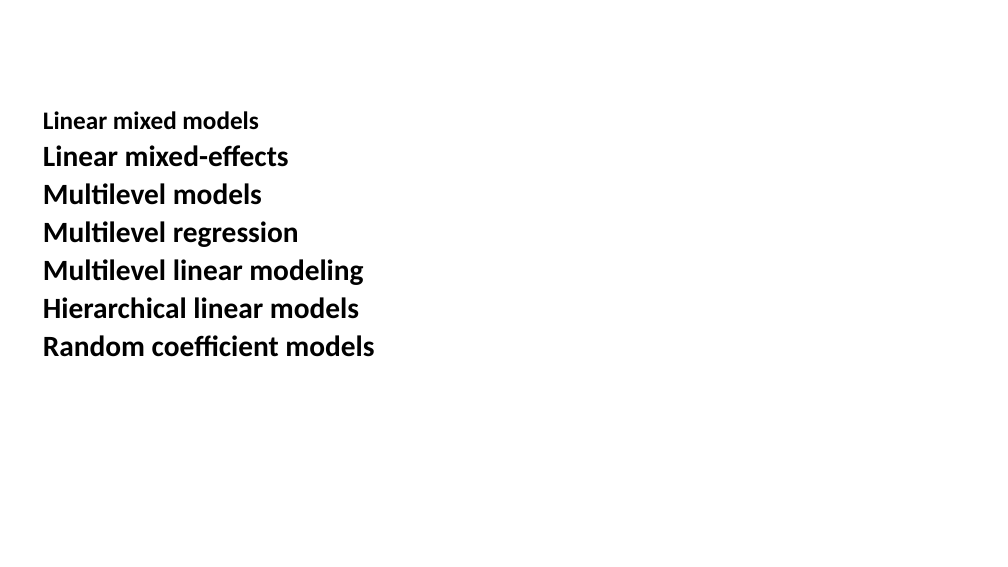
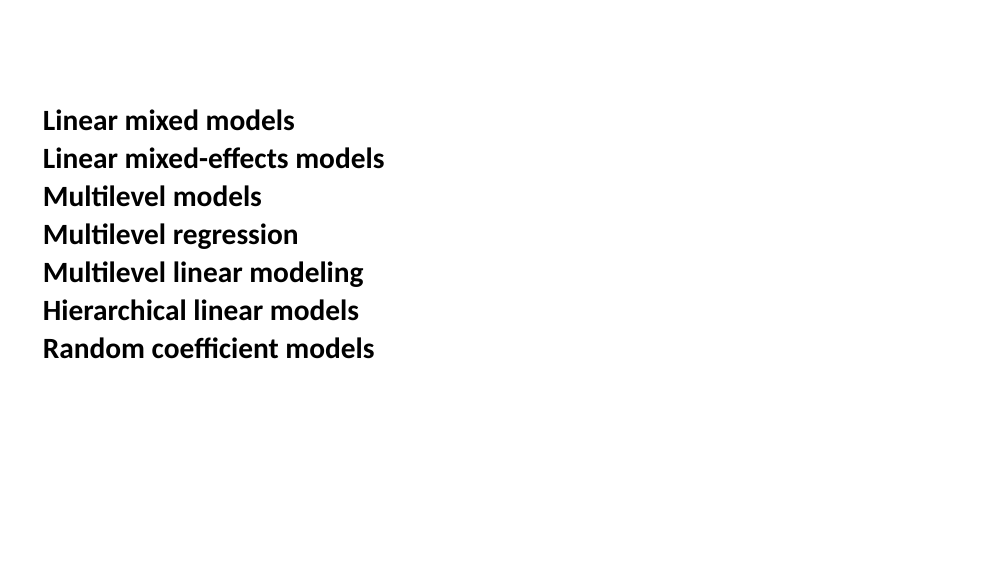
Before and after one commit to FPupillo/LMM_workshop, a slide deck: slide 2 of PPT_LMM.odp. Drawn at 1008x567 pixels with LibreOffice and Linux fonts; fonts in the diff are those of the drawing. Boxes give left, top, right and bottom in pixels: in the first picture for what was removed or moved away, otherwise in the second. Text is boxed around its words. In the diff, an @@ line names an element or a change of style, - is before the commit and + after.

```diff
--- a/PPT_LMM.odp
+++ b/PPT_LMM.odp
@@ text at bbox=[43, 109, 295, 131]: size 24 to 28 pt in "Linear mixed models" @@
@@ text at bbox=[43, 147, 384, 169]: text changed @@
-Linear mixed-effects
+Linear mixed-effects models
```
Also in this commit, not shown: 34 other slides changed, 18 slides added, 5 slides removed, 6 other files.
